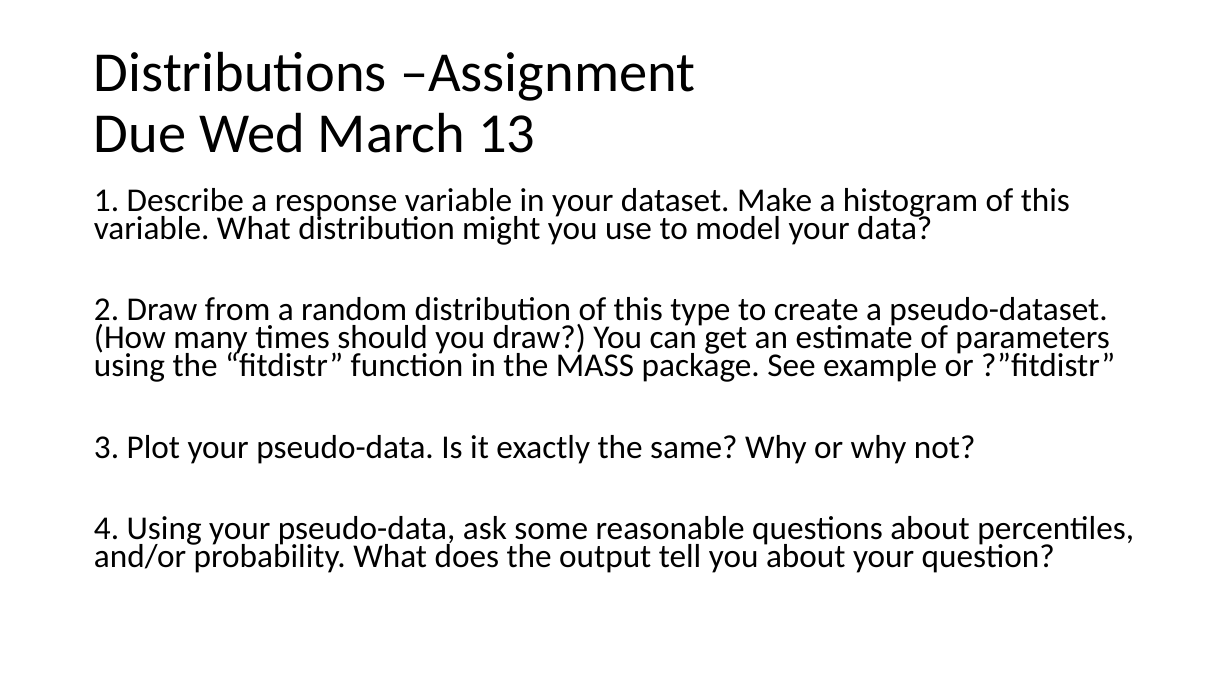
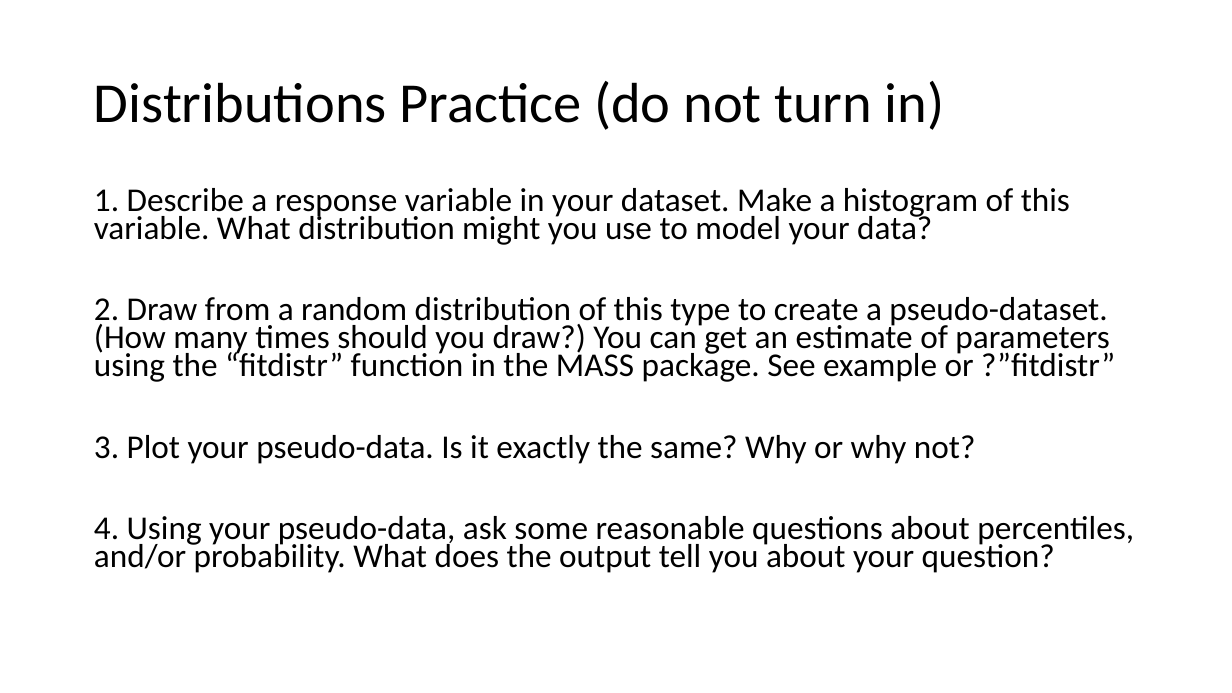
Before and after one commit to VTQuantMethodsEEB/klangwig, a slide deck: slide 5 of lectures/week_6_distributions/ex6_rev_distributions.pptx. Drawn at 1232x693 pixels with LibreOffice and Linux fonts; fonts in the diff are those of the drawing. Boxes give left, top, right and bottom in pixels: in the first picture for what was removed or moved away, otherwise in the second. Text is boxed around its words. In the diff, an @@ line names an element or a change of style, - is before the commit and + after.

```diff
--- a/lectures/week_6_distributions/ex6_rev_distributions.pptx
+++ b/lectures/week_6_distributions/ex6_rev_distributions.pptx
@@ title at <box>94,81,945,130</box>: text changed @@
-Distributions –Assignment
-Due Wed March 13
+Distributions Practice (do not turn in)
```
Also in this commit, not shown: 1 other slide changed, 6 other files.
